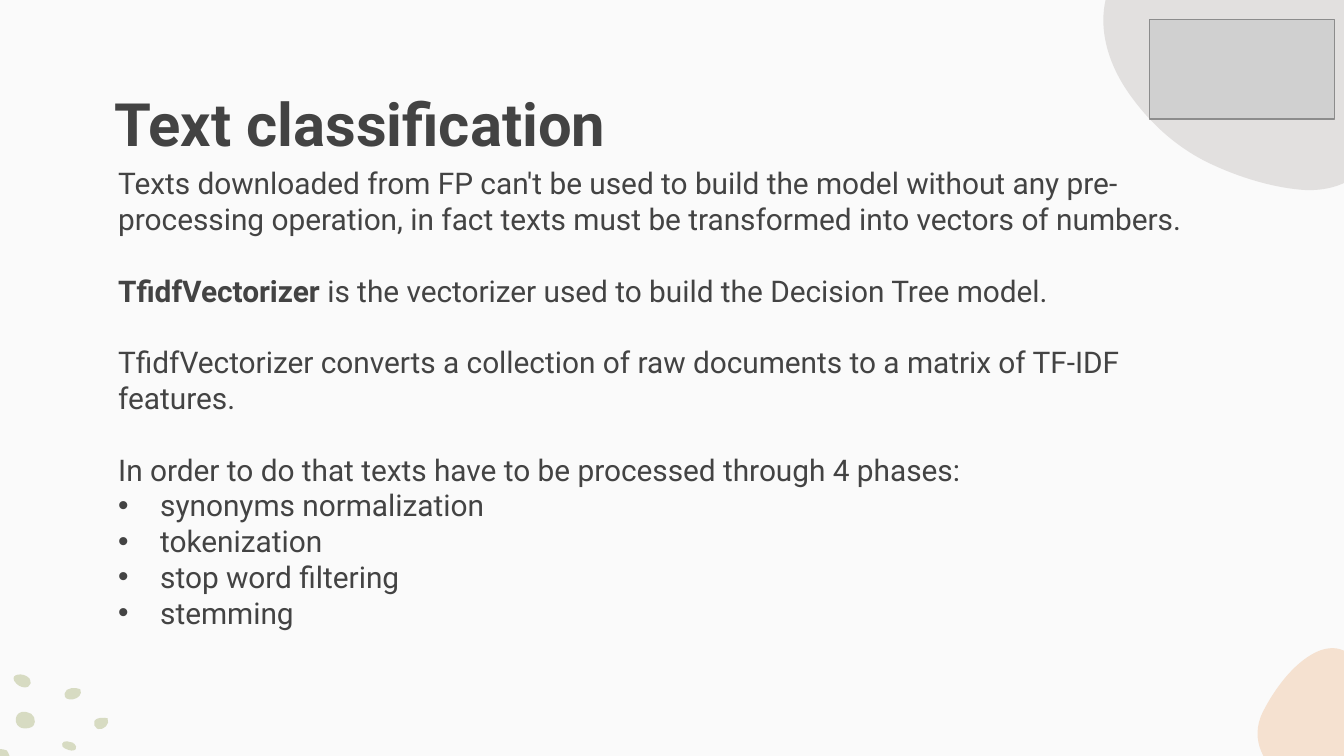
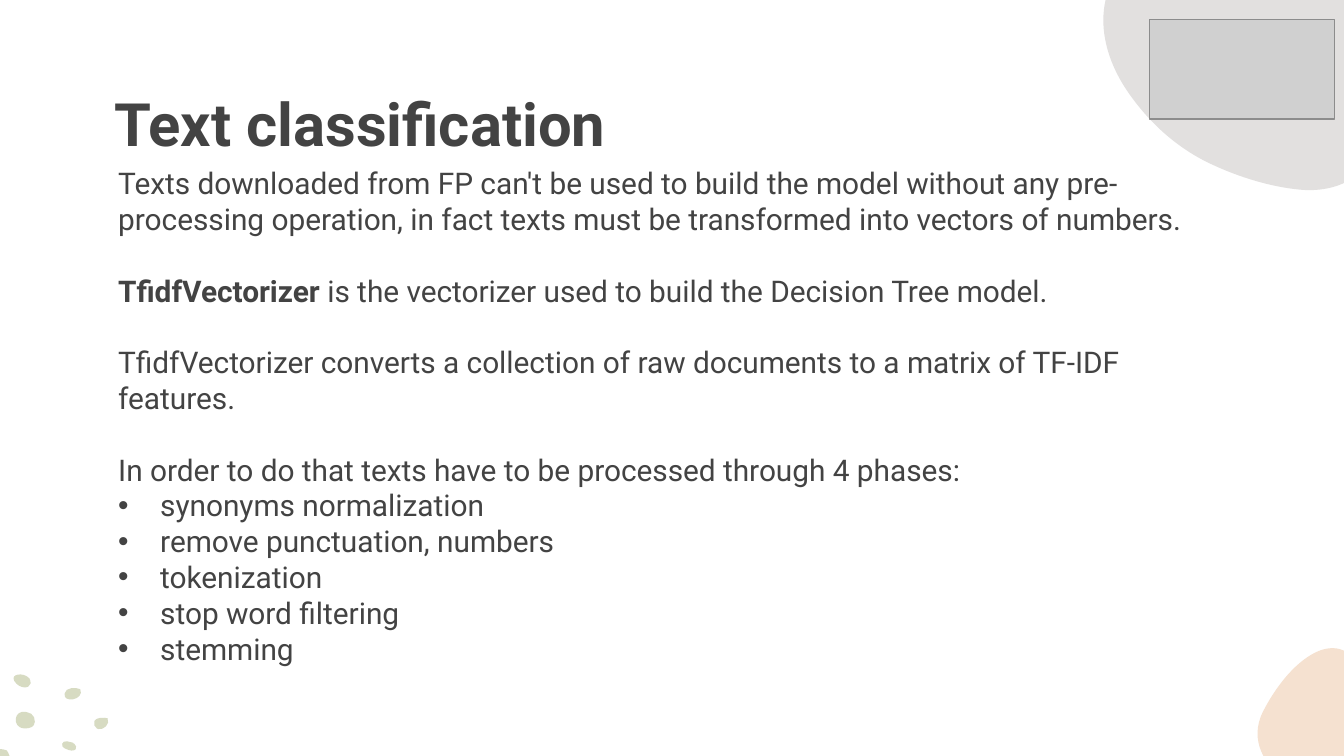
Before and after one commit to Malesone/The-winner-of-the-next-game, a slide deck: slide 11 of Presentation.pptx. Drawn at 1344x756 pixels with LibreOffice and Linux fonts; fonts in the diff are those of the drawing; grey boxes stand for pictures; background and template pictures are left out. Boxes give left, top, right and bottom in pixels: in the first picture for what was removed or moved away, otherwise in the second. Text is boxed around its words. In the diff, an @@ line names an element or a change of style, - is before the commit and + after.

```diff
--- a/Presentation.pptx
+++ b/Presentation.pptx
@@ background #FAFAFA to picture (left out) @@
@@ text at bbox=[160, 529, 554, 558]: paragraph added @@
+• remove punctuation, numbers
```
Also in this commit, not shown: 1 other slide changed, 2 slides added, 12 other files.
